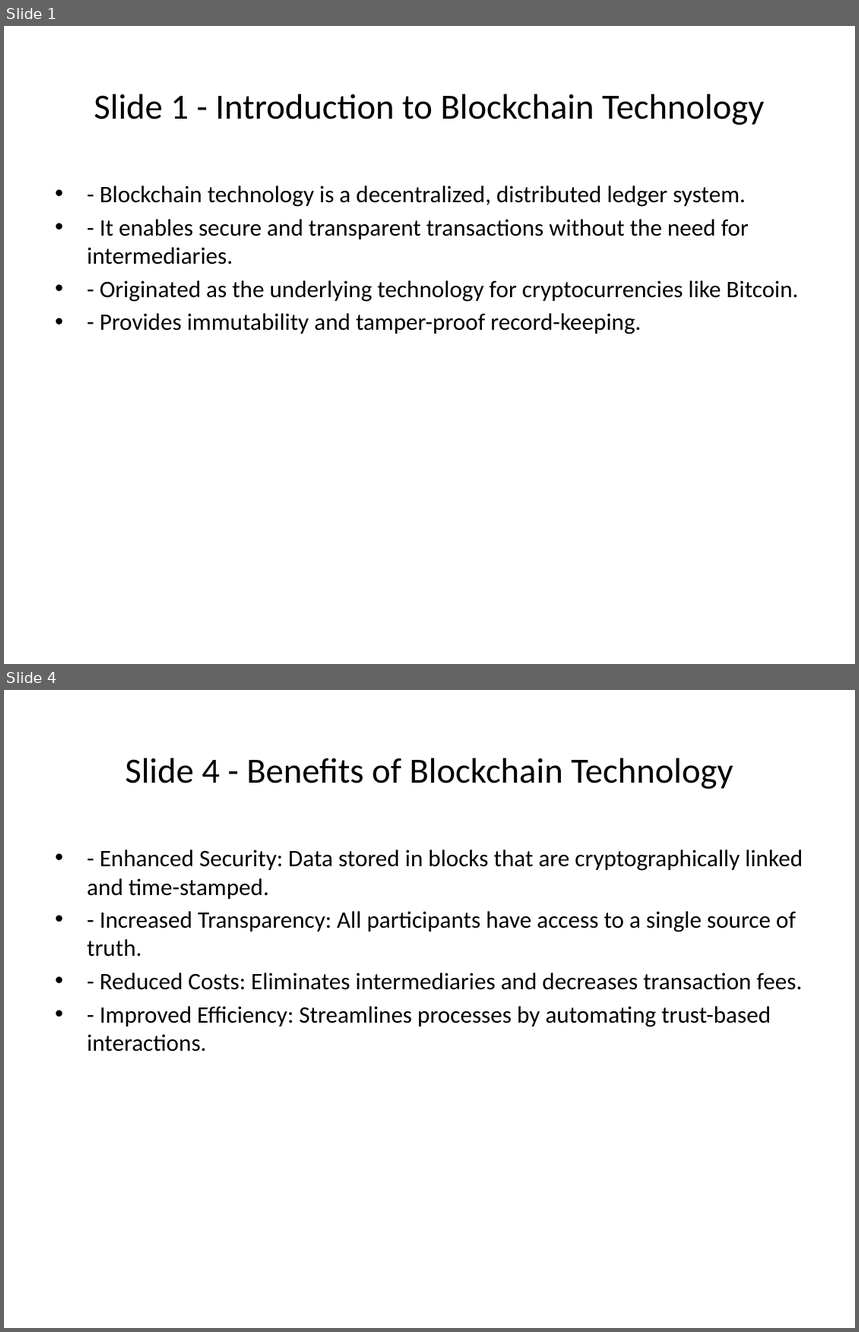
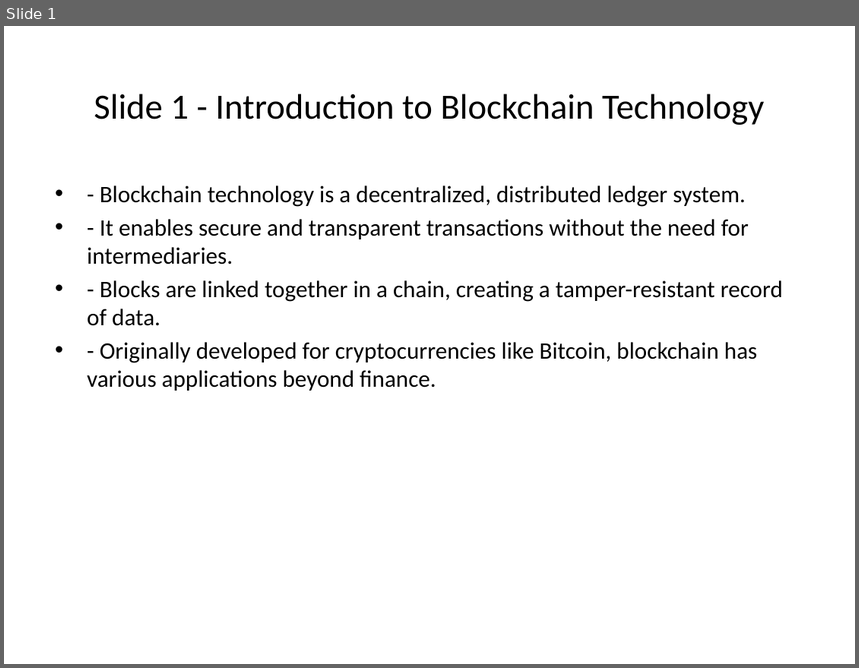
Before and after one commit to karan3486/bayhawk-bot, a slide deck: results/generated_presentation.pptx. Shown one above the other, each under a label of ours: slides 1 and 4 before the commit, slide 1 after it; the slides between them are not shown. The pictures are 859x1332 and 859x668 pixels, drawn with LibreOffice and Linux fonts; fonts in the diff are those of the drawing. Boxes give left, top, right and bottom in pixels: in the first picture for what was removed or moved away, otherwise in the second. Text is boxed around its words. In the diff, an @@ line names an element or a change of style, - is before the commit and + after.

```diff
--- a/results/generated_presentation.pptx
+++ b/results/generated_presentation.pptx
@@ slide 4 removed at <box>4,690,855,1328</box>, background #FFFFFF @@
@@ title removed at <box>125,758,733,789</box> @@
-Slide 4 - Benefits of Blockchain Technology
@@ text removed at <box>87,850,803,1052</box> @@
-• - Enhanced Security: Data stored in blocks that are cryptographically linked and time-stamped.
-• - Increased Transparency: All participants have access to a single source of truth.
-• - Reduced Costs: Eliminates intermediaries and decreases transaction fees.
-• - Improved Efficiency: Streamlines processes by automating trust-based interactions.
@@ slide 1 changed as well @@
@@ text at <box>87,281,783,391</box>: text changed @@
-• - Originated as the underlying technology for cryptocurrencies like Bitcoin.
-• - Provides immutability and tamper-proof record-keeping.
+• - Blocks are linked together in a chain, creating a tamper-resistant record of data.
+• - Originally developed for cryptocurrencies like Bitcoin, blockchain has various applications beyond finance.
```
Also in this commit, not shown: 3 other slides changed, 1 slide added, 7 other files.
